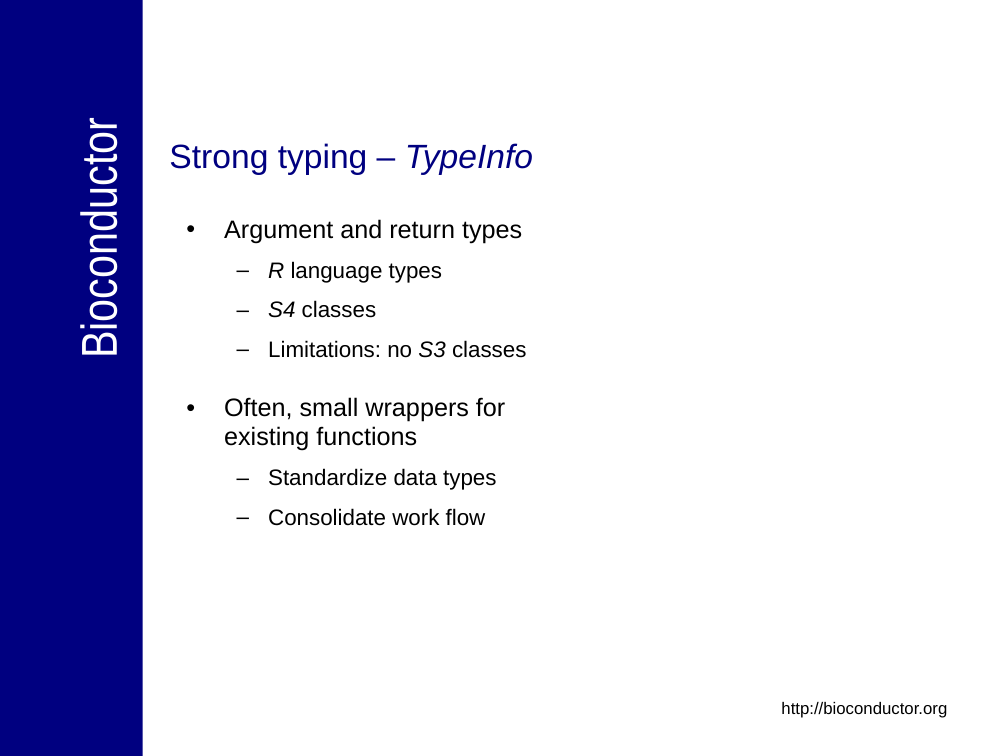
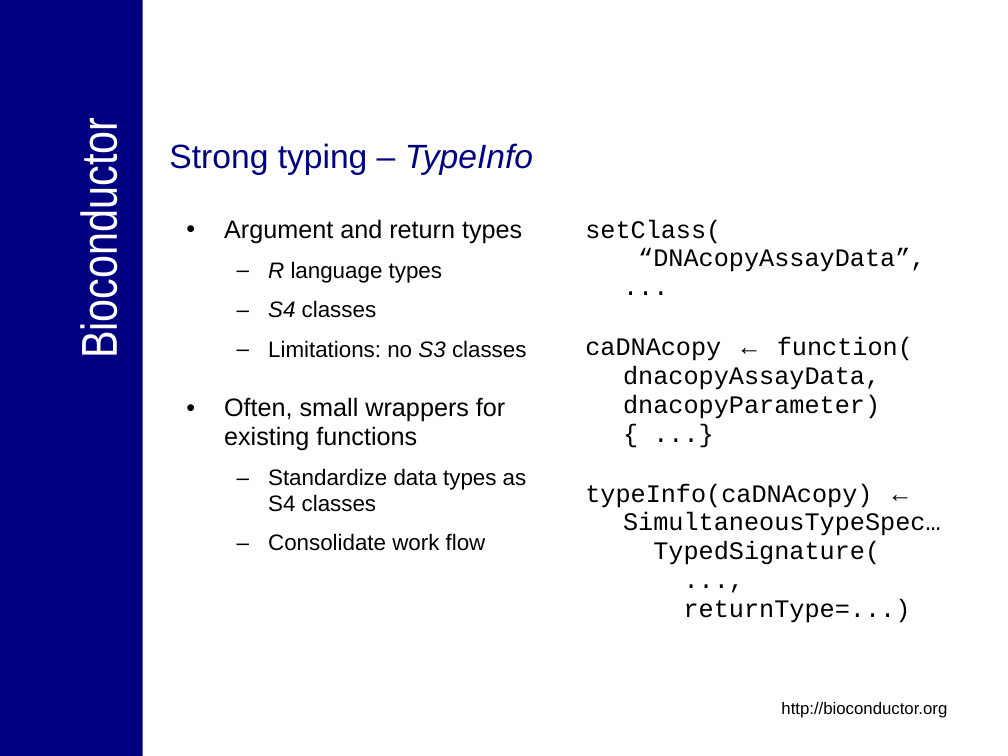
Before and after one commit to NCIP/bioconductor, a slide deck: slide 20 of bioconductor/Presentations/caBIG_Annual_Meeting_2007_Tech_Demo.ppt (slide 19 before the commit). Drawn at 1008x756 pixels with LibreOffice and Linux fonts; fonts in the diff are those of the drawing; background and template pictures are left out. Boxes give left, top, right and bottom in pixels: in the first picture for what was removed or moved away, otherwise in the second. Text is boxed around its words. In the diff, an @@ line names an element or a change of style, - is before the commit and + after.

```diff
--- a/bioconductor/Presentations/caBIG_Annual_Meeting_2007_Tech_Demo.ppt
+++ b/bioconductor/Presentations/caBIG_Annual_Meeting_2007_Tech_Demo.ppt
@@ text added at box(585, 219, 941, 623), 18 pt, text #000000 @@
+setClass(
+“DNAcopyAssayData”, ...
+caDNAcopy ← function(
+dnacopyAssayData,
+dnacopyParameter) { ...}
+typeInfo(caDNAcopy) ←
+SimultaneousTypeSpec…
+TypedSignature(
+...,
+returnType=...)
@@ text at box(268, 468, 527, 512): text changed @@
-  – Standardize data types
+  – Standardize data types as S4 classes
```
Also in this commit, not shown: 13 other slides changed, 6 slides added, 3 slides removed.
